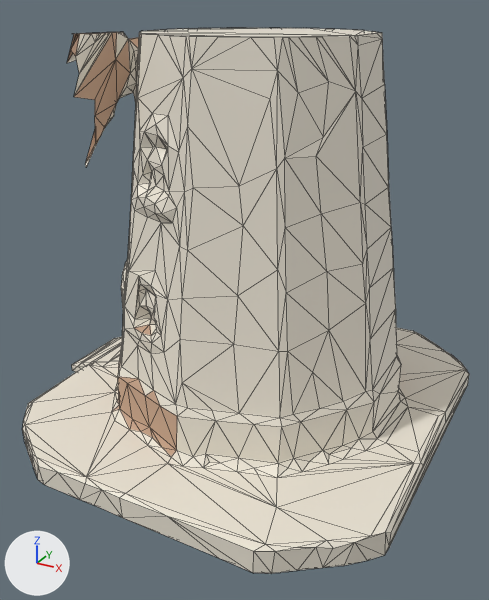
Renders of the glTF model docs/univers/archipeo/monuments/modeles/6e-monument-grand-moulin/etape-2.glb from each side of a commit.
Before and after are seen from a 50 mm camera at (0.471, -0.859, 0.617) aimed at (0.019, -0.036, 0.206). Lighting does not change. The marker at lower left points along +X, +Y and +Z. The picture after the commit comes second. Mesh edges are drawn as thin lines. Vertices at exactly the same position are counted once.

Script lines for the objects in view, before the commit:
```python
me_geometry_0 = bpy.data.meshes.new('geometry_0')
me_geometry_0.from_pydata(...)  # 760 vertices, 1500 faces; spans x -0.323..0.32, y -0.33..0.322, z 0.0..0.582
me_geometry_0.materials.append(mat_defaultmaterial)
ob_geometry_0 = bpy.data.objects.new('geometry_0', me_geometry_0)
ob_geometry_0.location = (0.0, 0.0, 0.0)
```
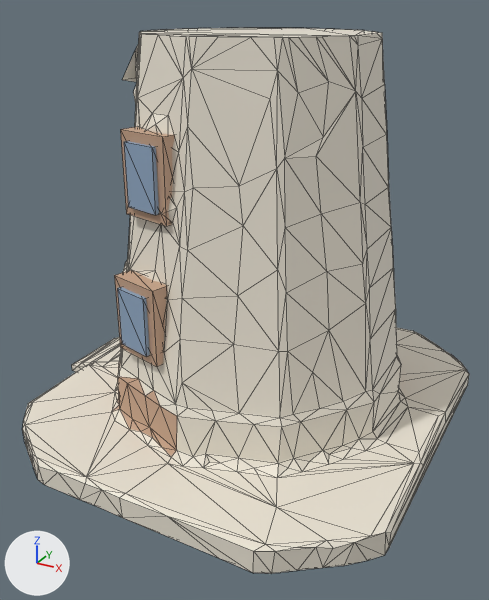
Scene script edits in JSON lines:
```json
{"block": "me_geometry_0", "where": "# used by ob_geometry_0; location = (0.0, 0.0, 0.0)"}
{"op": "remove", "block": "me_geometry_0", "code": "me_geometry_0.from_pydata(...)  # 760 vertices, 1500 faces; spans x -0.323..0.32, y -0.33..0.322, z 0.0..0.582"}
{"op": "add", "block": "me_geometry_0", "code": "me_geometry_0.from_pydata(...)  # 753 vertices, 1469 faces; spans x -0.323..0.32, y -0.33..0.322, z 0.0..0.582"}
{"block": "me_geometry_0", "change": "me_geometry_0 part 1"}
{"block": "me_geometry_0", "change": "55 vertices are removed from x -0.154..-0.124, y -0.2..-0.081, z 0.422..0.582"}
{"block": "me_geometry_0", "change": "103 faces are deleted"}
{"block": "me_geometry_0", "change": "24 vertices are added at x -0.098..0.0, y -0.219..0.207, z 0.17..0.374"}
{"block": "me_geometry_0", "change": "12 new vertices lie (0.0, 0.0, 0.11) away from vertices in x -0.098..0.0, y -0.216..0.206, z 0.17..0.361"}
{"block": "me_geometry_0", "change": "12 new vertices lie (0.0, 0.0, 0.084) away from vertices in x -0.087..-0.013, y -0.219..0.207, z 0.183..0.374"}
{"block": "me_geometry_0", "change": "72 new faces join them"}
```

Changed parts and their boxes [x1, y1, x2, y2] in the pictures (489 x 600 px; the box of a moved part takes in the faces that stretch with it):
```json
{"part": 1, "of": "me_geometry_0", "change": "moved or reshaped", "before": [67, 32, 139, 167], "after": [114, 127, 175, 367]}
```
